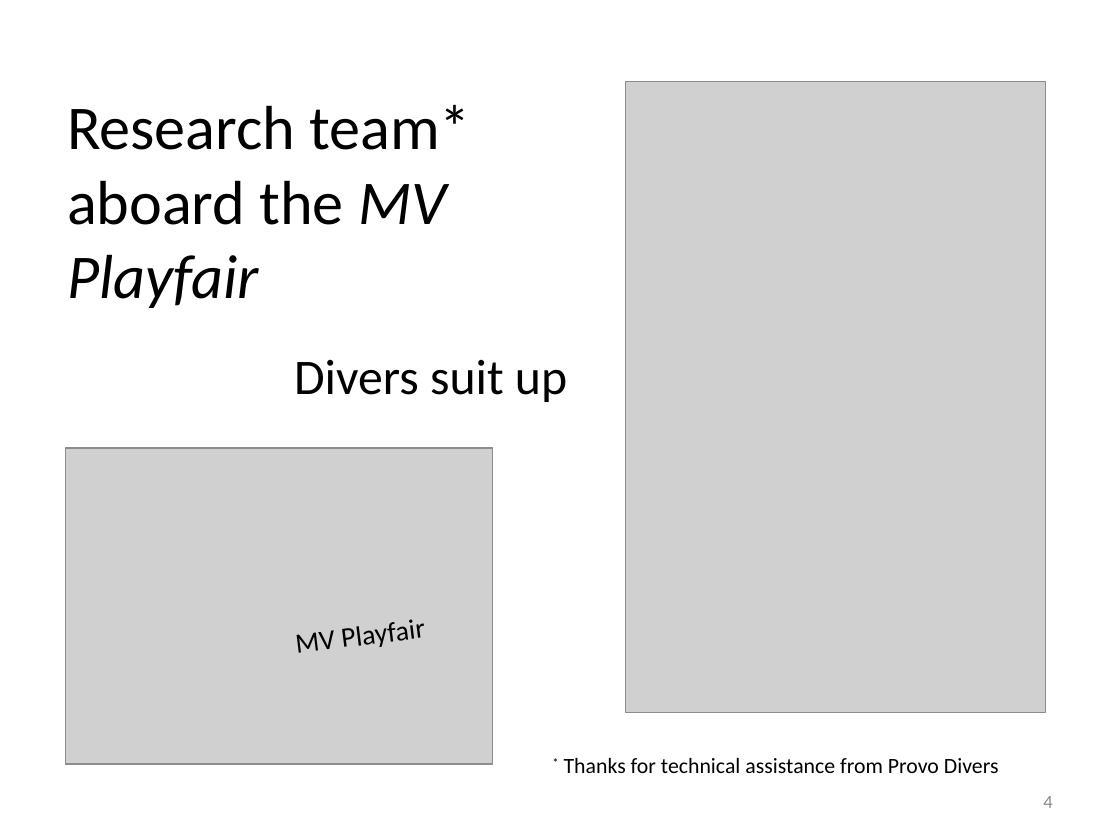
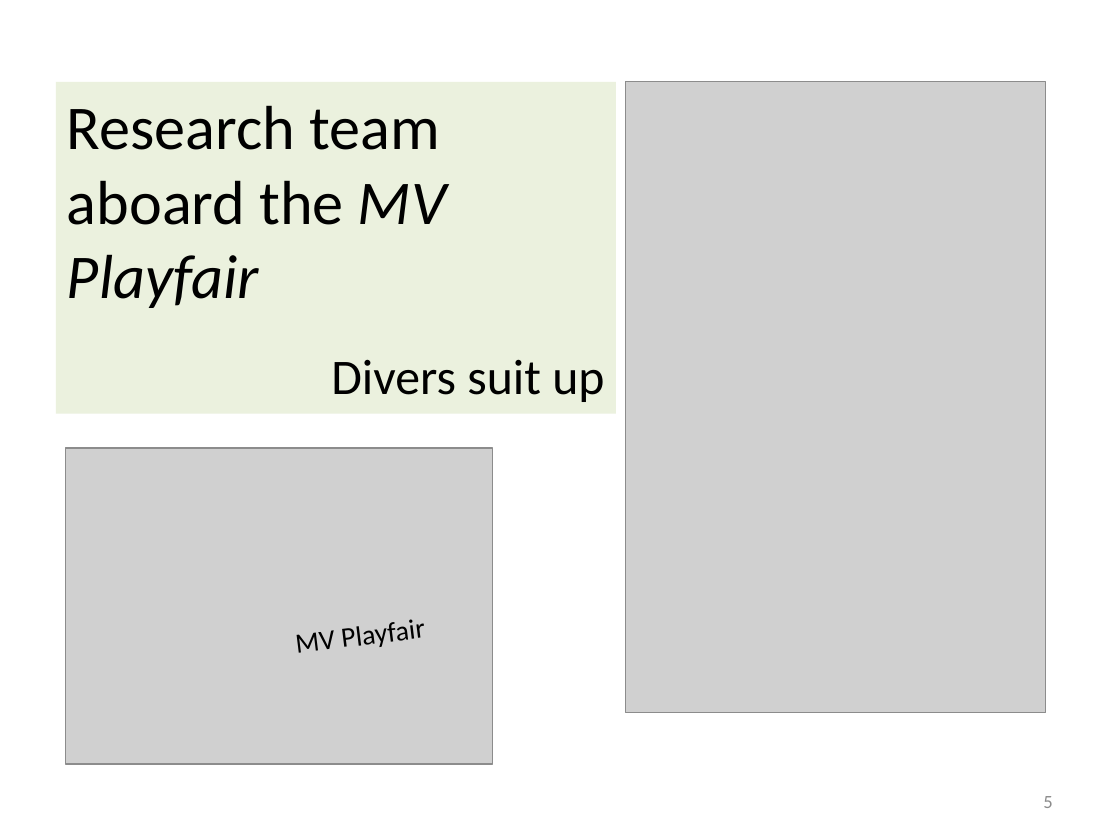
Before and after one commit to friendly/psy6136, a slide deck: slide 5 of lectures/DeepQuestions.pptx (slide 4 before the commit). Drawn at 1120x840 pixels with LibreOffice and Linux fonts; fonts in the diff are those of the drawing; grey boxes stand for pictures. Boxes give left, top, right and bottom in pixels: in the first picture for what was removed or moved away, otherwise in the second. Text is boxed around its words. In the diff, an @@ line names an element or a change of style, - is before the commit and + after.

```diff
--- a/lectures/DeepQuestions.pptx
+++ b/lectures/DeepQuestions.pptx
@@ rectangle "Research team aboard the MV ...": place and size @@
-rectangle "Research team aboard the MV ..." at [67,104,567,402]
+rectangle "Research team aboard the MV ..." at [56,82,616,413]
@@ rectangle "Research team aboard the MV ..." at [56,82,616,413]: fill none to #EBF1DE @@
@@ text in rectangle at [67,105,446,308]: text changed @@
-Research team* aboard the MV Playfair
+Research team aboard the MV Playfair
@@ text removed at [564,758,999,773] @@
-* Thanks for technical assistance from Provo Divers
@@ page number at [1043,796,1052,808]: text changed @@
-4
+5
```
Also in this commit, not shown: 7 other slides changed, 3 slides added, 7 other files.
